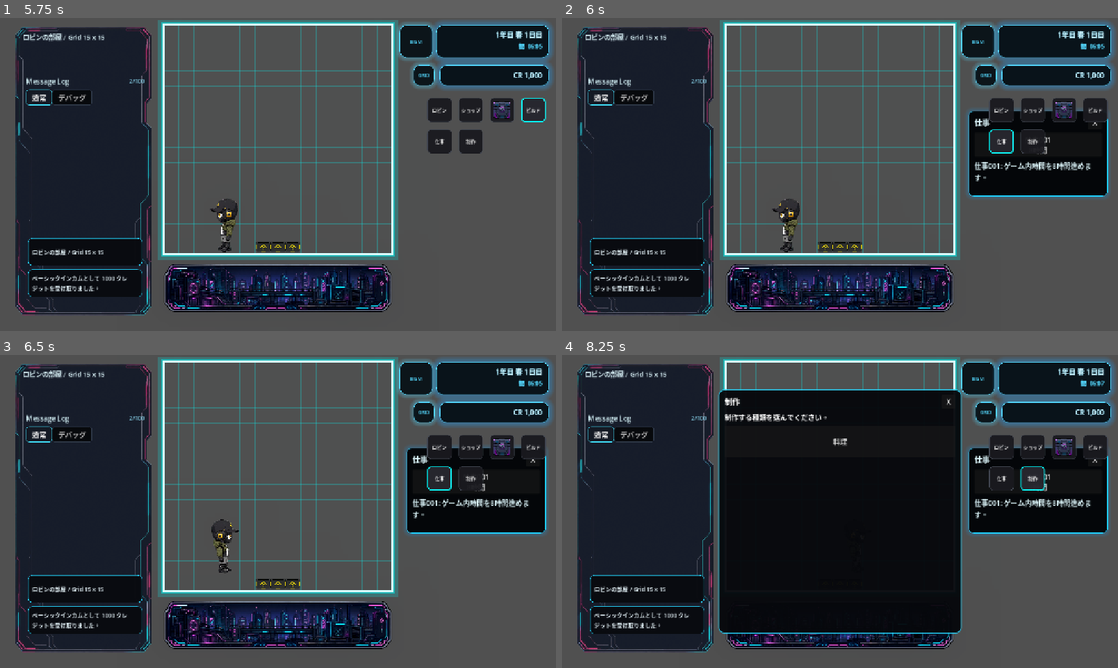
Above: before the commit, frames 1-4 (two rows, left to right).
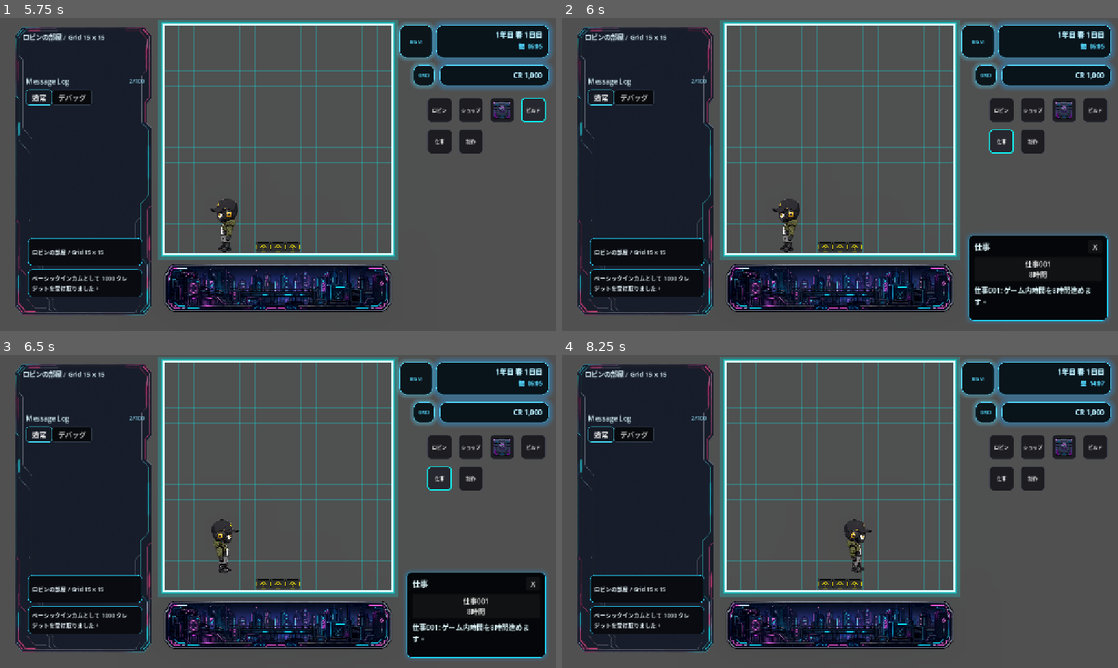
Above: after the commit, the same moments.

Repository: grimoire1089-coder/optimistic
Game: Godot game, scene res://Scenes/Boot/TitleScene.tscn
Same seed, same stepped clock (60 frames per second), same inputs: the game is played once before the commit and once after it. Sound files missing from this copy of the repository are replaced by a short silence.
Inputs (mouse positions are in pixels of both pictures, inside the frame that each line leads up to):
- Up to frame 1 (5.75 s): click "はじめる" at 0.5 s; click "ロビン" at 1.25 s; click "制作" at 2 s; click "ショップ" at 2.75 s; click (500, 108) at 3.5 s; click "ビルド" at 4.25 s; click "ビルド中" at 5 s
- Up to frame 2 (6 s): click "仕事" at 5.75 s
- Up to frame 3 (6.5 s): no input
- Up to frame 4 (8.25 s): click "BGM" at 6.5 s; click "OFF" at 7.25 s; click "仕事001 8時間" at 8 s

Frame 1 is identical in both runs. In frame 2, 13% of the frame differs, in the area x 72-99%, y 29-98%; in frame 3, 13%; in frame 4, 39%, in the area x 28-99%, y 7-90%.

Commit message:
Force work menu bottom-right layout

Diff:
--- a/Scripts/UI/HUD/WorkMenu.gd
+++ b/Scripts/UI/HUD/WorkMenu.gd
@@ -1,5 +1,8 @@
 extends PanelContainer
 class_name WorkMenu
+
+const BOTTOM_RIGHT_MARGIN := Vector2(24.0, 24.0)
+const BOTTOM_RIGHT_PANEL_SIZE := Vector2(320.0, 196.0)
 
 @export var first_job_name: String = "仕事001"
 @export var first_job_minutes: int = 8 * 60
@@ -17,6 +20,8 @@
 
 func _ready() -> void:
 	visible = false
+	_apply_bottom_right_layout()
+	call_deferred("_apply_bottom_right_layout")
 	close_button.pressed.connect(close_menu)
 	job_001_button.pressed.connect(_on_job_001_pressed)
 	_resolve_worker()
@@ -34,6 +39,7 @@
 
 
 func open_menu() -> void:
+	_apply_bottom_right_layout()
 	visible = true
 	_refresh_timer = 0.0
 	_refresh()
@@ -93,6 +99,20 @@
 	_worker = get_node_or_null(worker_path)
 
 
+func _apply_bottom_right_layout() -> void:
+	custom_minimum_size = BOTTOM_RIGHT_PANEL_SIZE
+	anchor_left = 1.0
+	anchor_top = 1.0
+	anchor_right = 1.0
+	anchor_bottom = 1.0
+	offset_left = -BOTTOM_RIGHT_MARGIN.x - BOTTOM_RIGHT_PANEL_SIZE.x
+	offset_top = -BOTTOM_RIGHT_MARGIN.y - BOTTOM_RIGHT_PANEL_SIZE.y
+	offset_right = -BOTTOM_RIGHT_MARGIN.x
+	offset_bottom = -BOTTOM_RIGHT_MARGIN.y
+	grow_horizontal = Control.GROW_DIRECTION_BEGIN
+	grow_vertical = Control.GROW_DIRECTION_BEGIN
+
+
 func _push_message(message: String) -> void:
 	var message_log := get_tree().get_first_node_in_group(&"message_log") as MessageLogPanel
 	if message_log == null:
